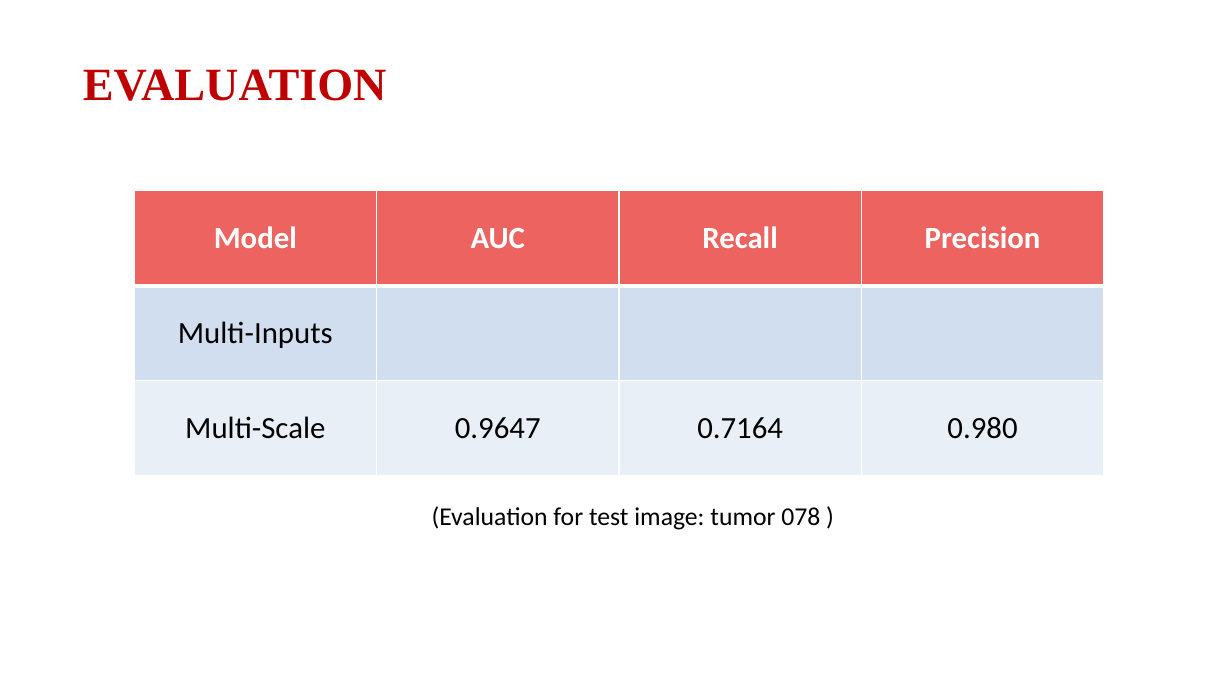
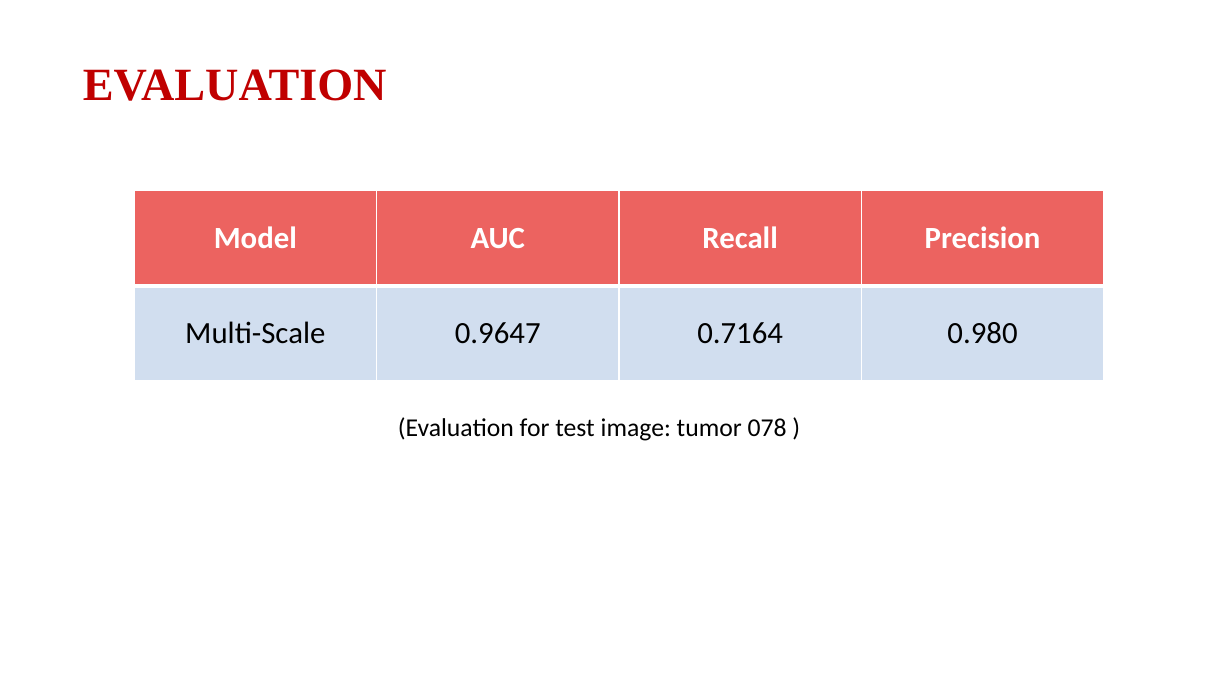
Before and after one commit to abx67/Applied-Deep-Learning, a slide deck: slide 22 of adl.pptx. Drawn at 1232x693 pixels with LibreOffice and Linux fonts; fonts in the diff are those of the drawing. Boxes give left, top, right and bottom in pixels: in the first picture for what was removed or moved away, otherwise in the second. Text is boxed around its words. In the diff, an @@ line names an element or a change of style, - is before the commit and + after.

```diff
--- a/adl.pptx
+++ b/adl.pptx
@@ table at (134,191,1103,382) @@
-row 2: Multi-Inputs |  |  | 
@@ text "(Evaluation for test image: tumor ...": place and size @@
-text "(Evaluation for test image: tumor ..." at (432,506,820,530)
+text "(Evaluation for test image: tumor ..." at (398,417,787,441)
```
Also in this commit, not shown: 3 other slides changed.
